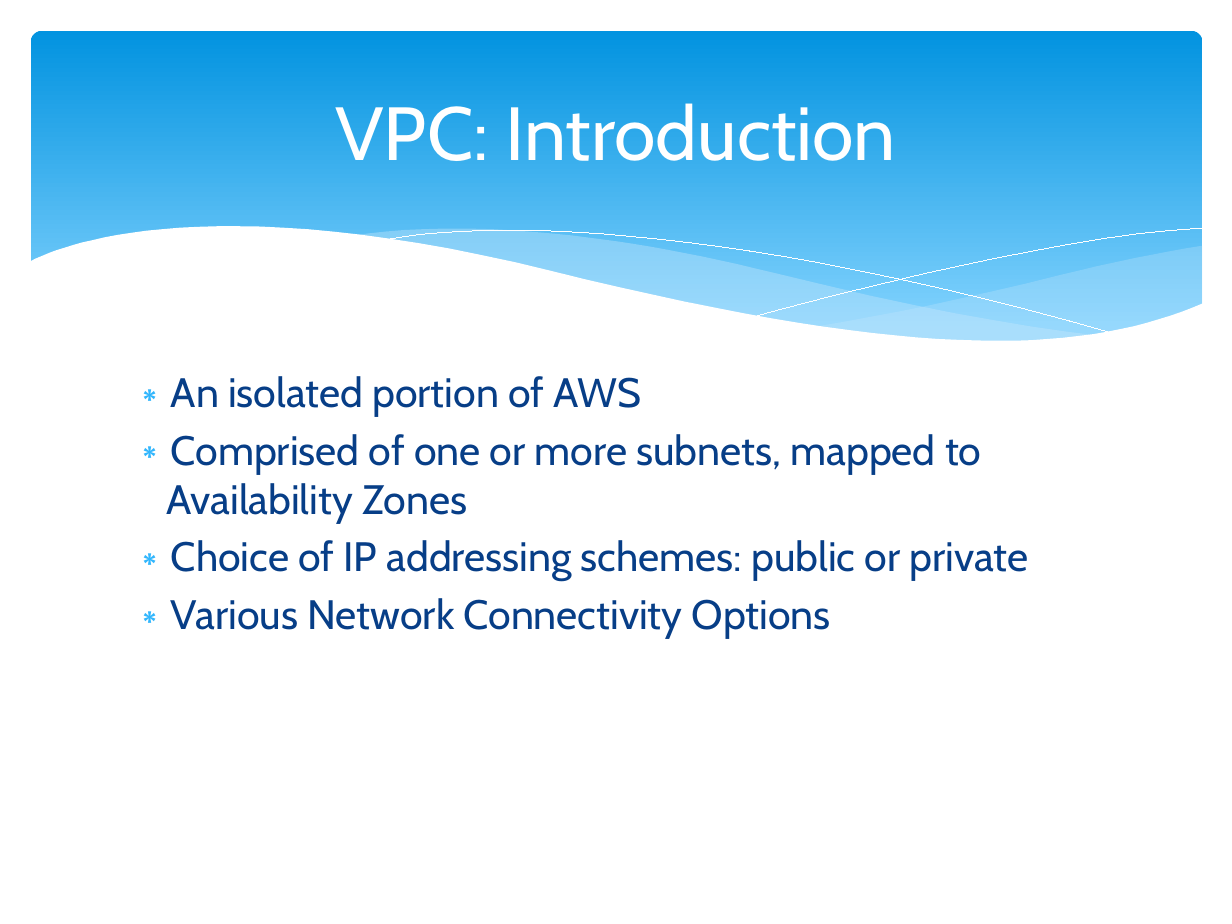
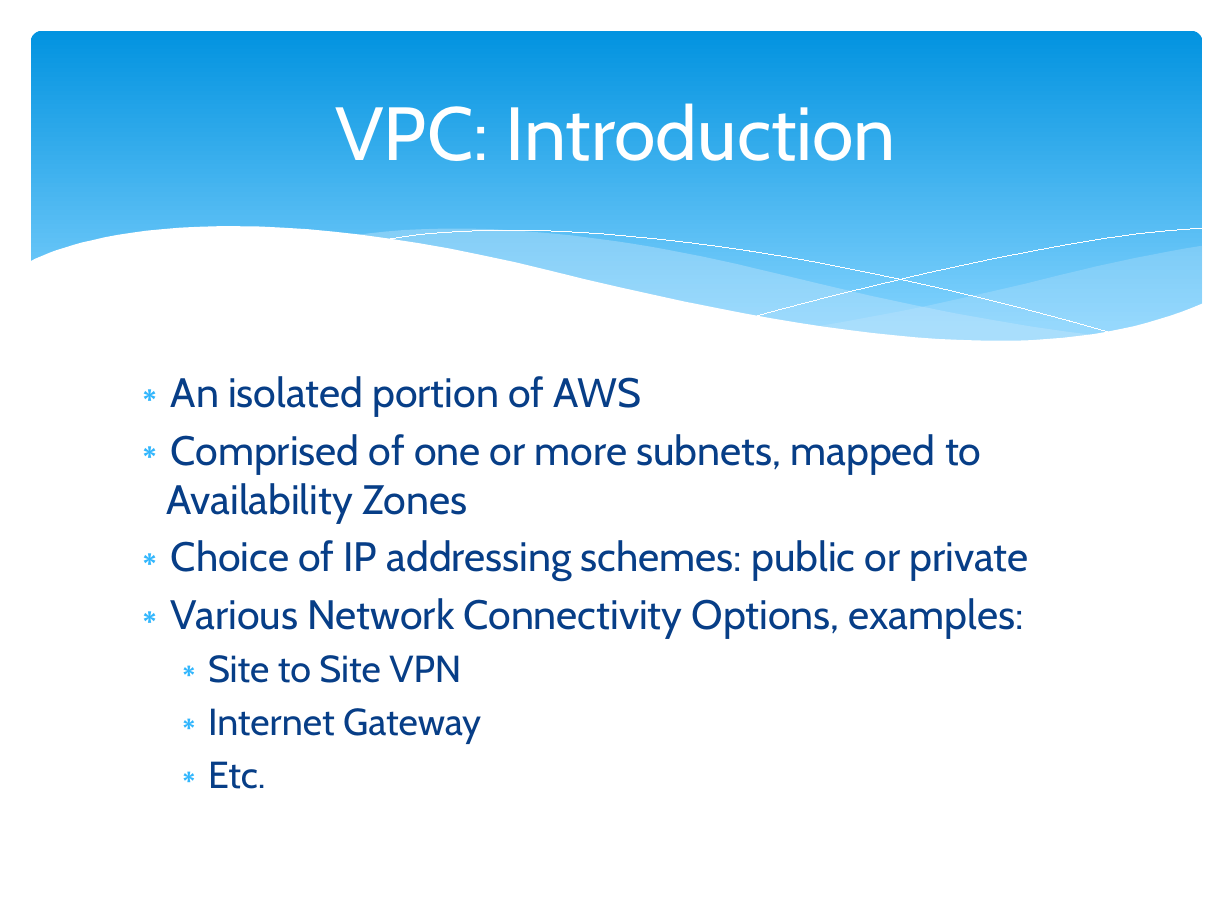
Before and after one commit to cloudavail/awstraining, a slide deck: slide 2 of aws-vpc/aws-vpc.pptx. Drawn at 1232x924 pixels with LibreOffice and Linux fonts; fonts in the diff are those of the drawing. Boxes give left, top, right and bottom in pixels: in the first picture for what was removed or moved away, otherwise in the second. Text is boxed around its words. In the diff, an @@ line names an element or a change of style, - is before the commit and + after.

Commit message:
VPC update - clarify connectivity options

```diff
--- a/aws-vpc/aws-vpc.pptx
+++ b/aws-vpc/aws-vpc.pptx
@@ text at (171,598,1024,789): text changed @@
-∗ Various Network Connectivity Options
+∗ Various Network Connectivity Options, examples:
+  ∗ Site to Site VPN
+  ∗ Internet Gateway
+  ∗ Etc.
```
Also in this commit, not shown: 12 other slides changed.
